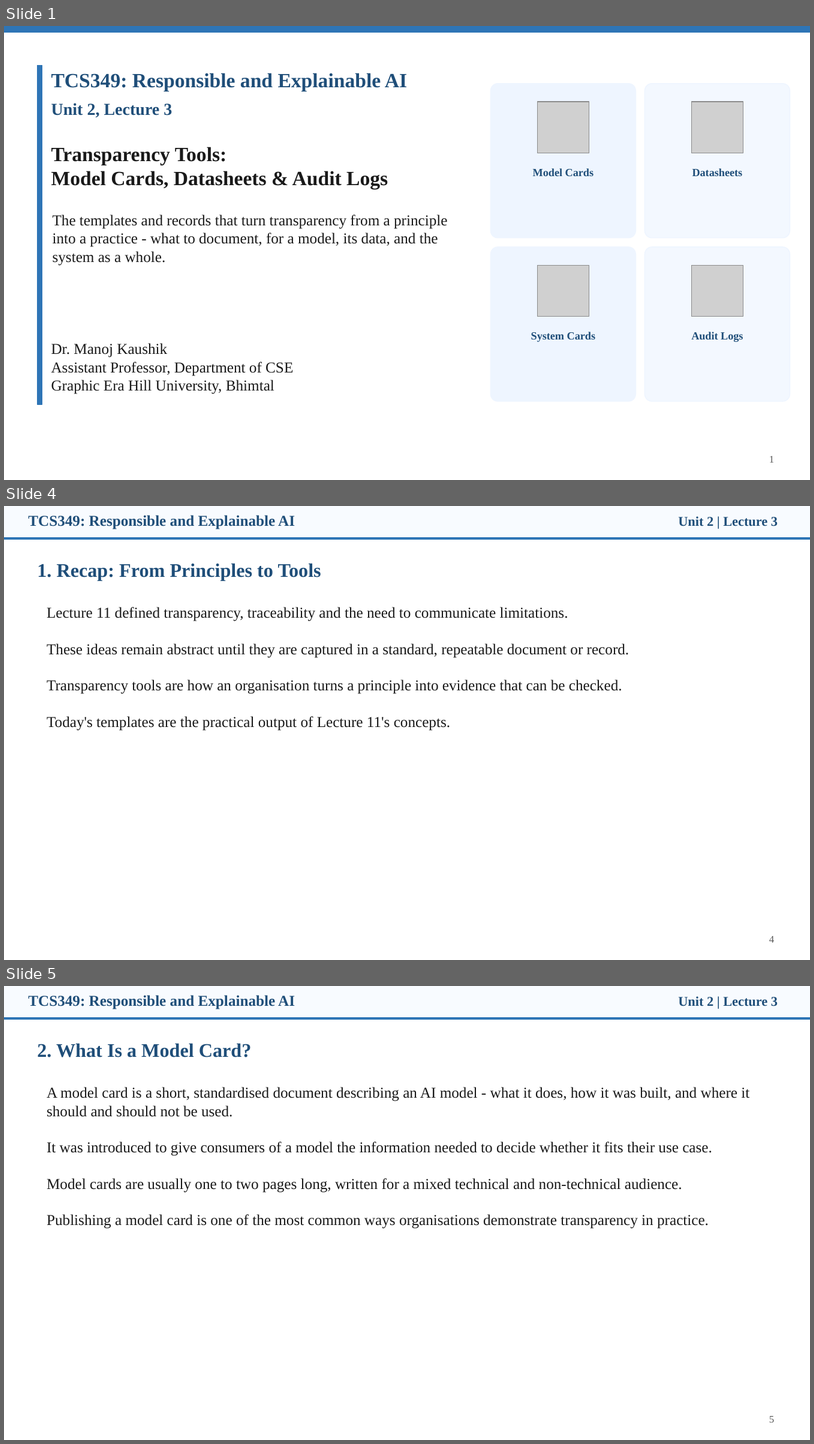
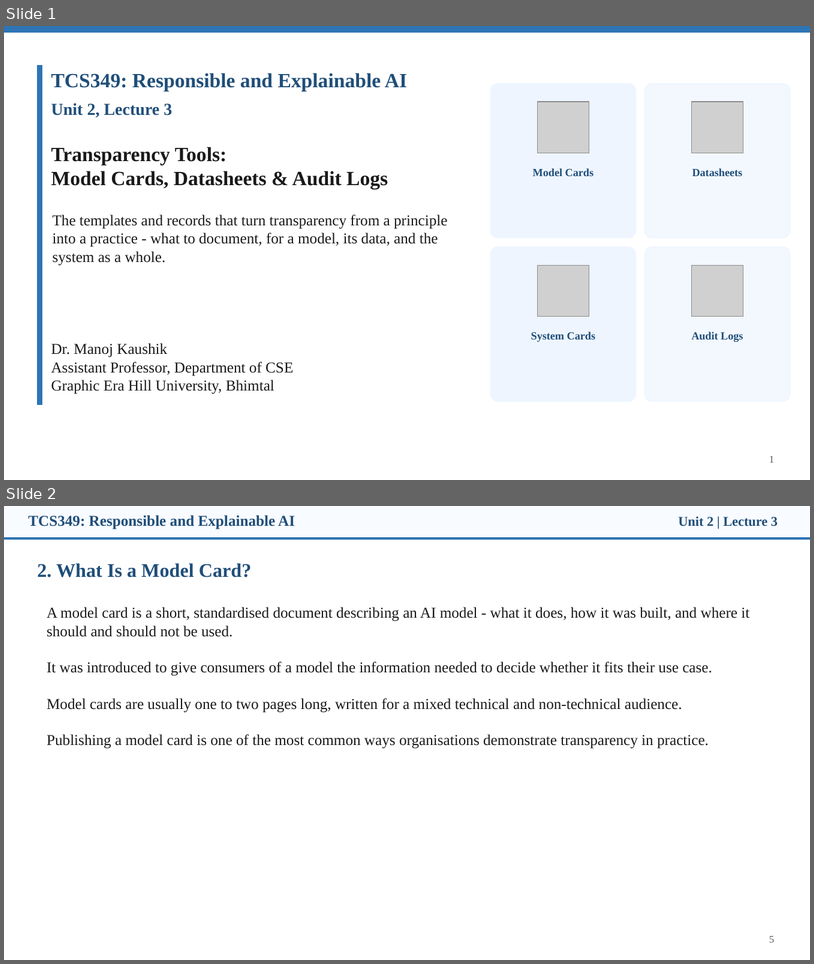
Before and after one commit to manojkaushik/manojkaushik.github.io, a slide deck: assets/TCS349/Unit-2/Lecture3_Transparency_Tools.pptx. Shown one above the other, each under a label of ours: slides 1, 4 and 5 before the commit, slides 1 and 2 after it; the slides between them are not shown. The pictures are 814x1444 and 814x964 pixels, drawn with LibreOffice and Linux fonts; fonts in the diff are those of the drawing; grey boxes stand for pictures. Boxes give left, top, right and bottom in pixels: in the first picture for what was removed or moved away, otherwise in the second. Text is boxed around its words. In the diff, an @@ line names an element or a change of style, - is before the commit and + after.

```diff
--- a/assets/TCS349/Unit-2/Lecture3_Transparency_Tools.pptx
+++ b/assets/TCS349/Unit-2/Lecture3_Transparency_Tools.pptx
@@ slide 4 removed at bbox=[4, 506, 810, 960], background #FFFFFF @@
@@ rectangle removed at bbox=[4, 506, 810, 539] @@
@@ text removed at bbox=[28, 515, 295, 529] @@
-TCS349: Responsible and Explainable AI
@@ text removed at bbox=[678, 516, 778, 526] @@
-Unit 2 | Lecture 3
@@ rectangle removed at bbox=[4, 537, 810, 539] @@
@@ text removed at bbox=[37, 563, 321, 581] @@
-1. Recap: From Principles to Tools
@@ text removed at bbox=[47, 607, 630, 730] @@
-Lecture 11 defined transparency, traceability and the need to communicate limitations.
-These ideas remain abstract until they are captured in a standard, repeatable document or record.
-Transparency tools are how an organisation turns a principle into evidence that can be checked.
-Today's templates are the practical output of Lecture 11's concepts.
@@ text removed at bbox=[770, 936, 774, 942] @@
-4
@@ what was slide 5 is now slide 2 @@
```
Also in this commit, not shown: 4 other slides removed, 15 other files.
